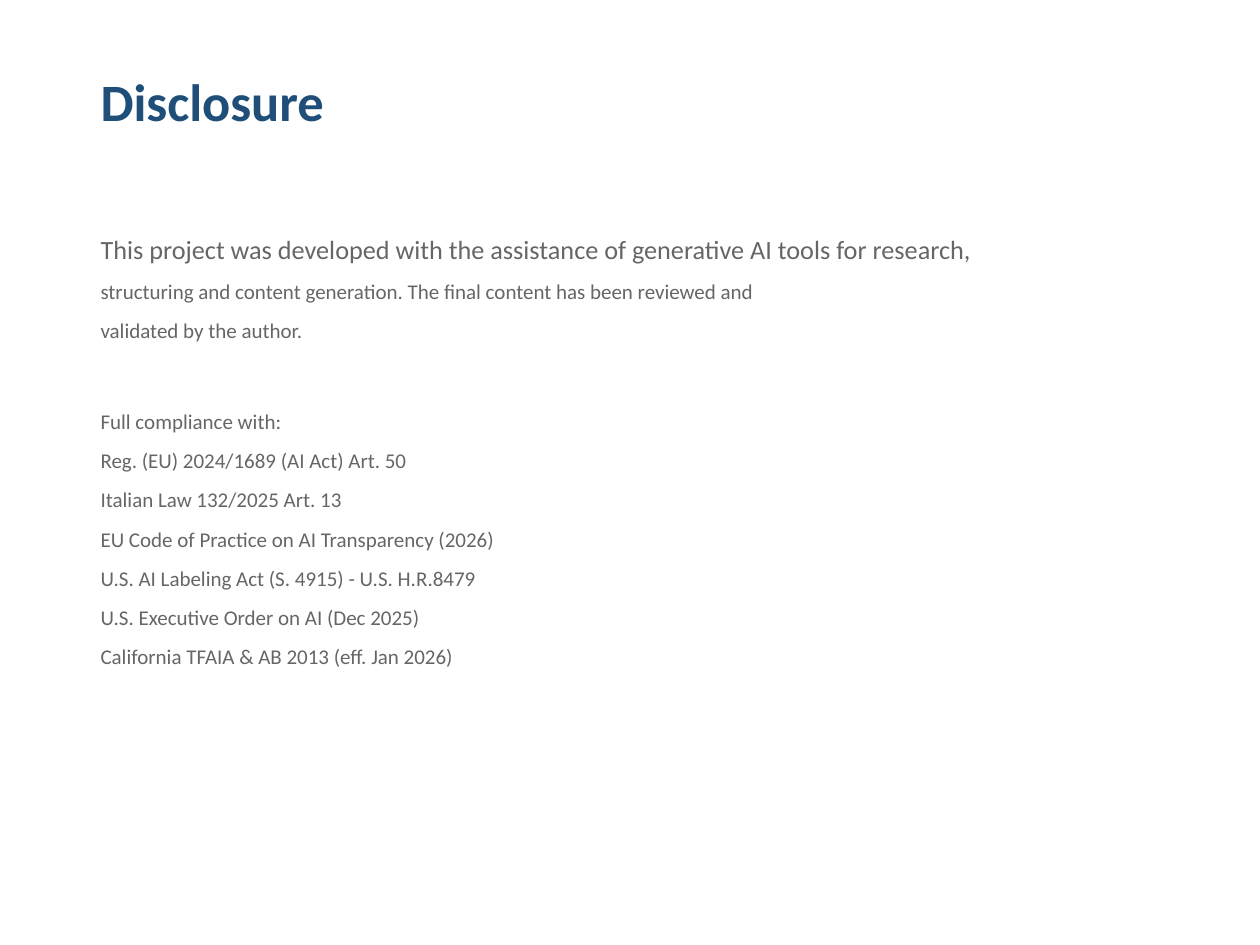
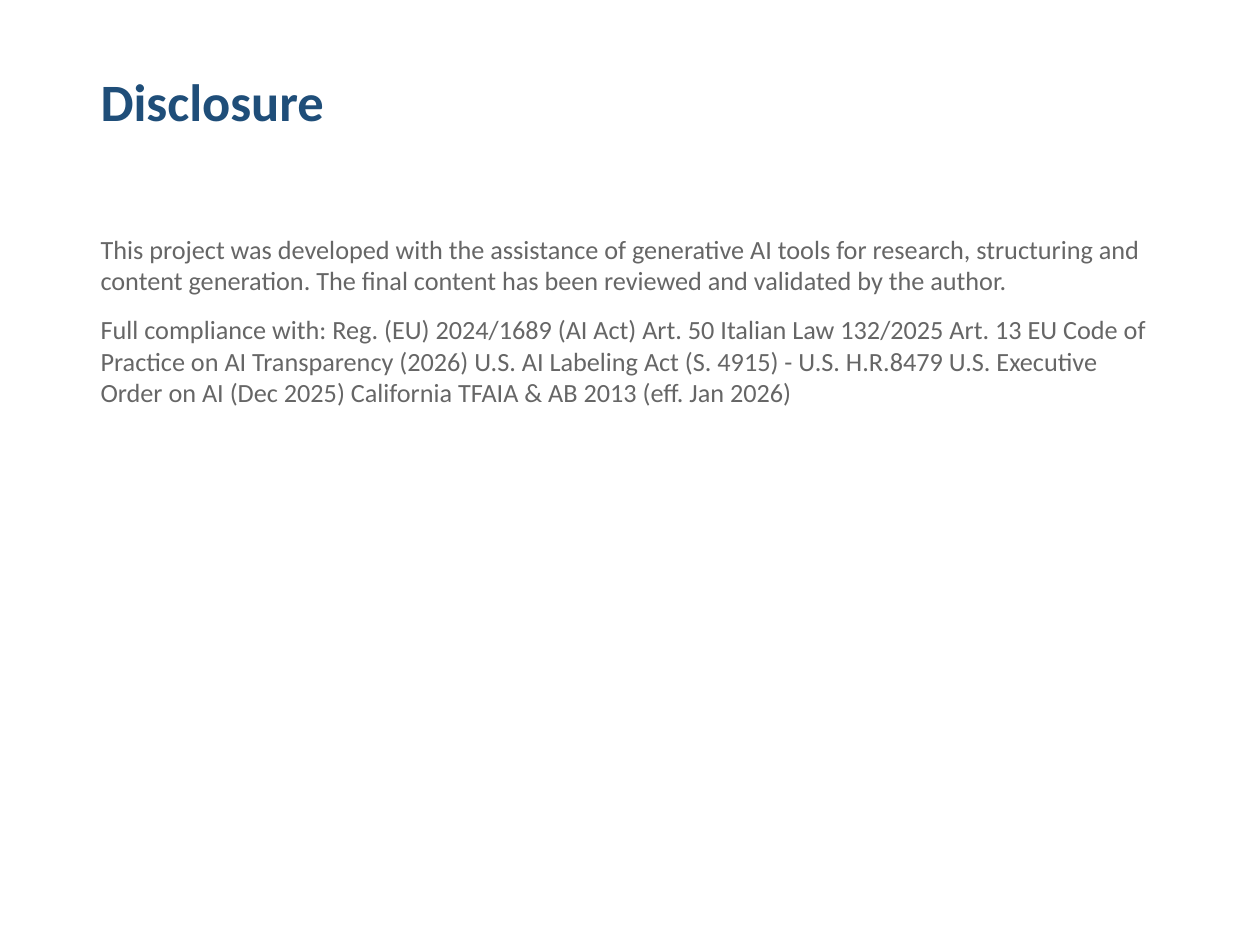
Before and after one commit to ChiaraDeVenuto/evesense-qkd, a slide deck: slide 10 of report/evesense_deck.pptx. Drawn at 1260x945 pixels with LibreOffice and Linux fonts; fonts in the diff are those of the drawing. Boxes give left, top, right and bottom in pixels: in the first picture for what was removed or moved away, otherwise in the second. Text is boxed around its words. In the diff, an @@ line names an element or a change of style, - is before the commit and + after.

```diff
--- a/report/evesense_deck.pptx
+++ b/report/evesense_deck.pptx
@@ text at <box>101,241,1146,406</box>: text changed; size 12 to 15 pt @@
-This project was developed with the assistance of generative AI tools for research,
-structuring and content generation. The final content has been reviewed and
-validated by the author.
-Full compliance with:
-Reg. (EU) 2024/1689 (AI Act) Art. 50
-Italian Law 132/2025 Art. 13
-EU Code of Practice on AI Transparency (2026)
-U.S. AI Labeling Act (S. 4915) - U.S. H.R.8479
-U.S. Executive Order on AI (Dec 2025)
-California TFAIA & AB 2013 (eff. Jan 2026)
+This project was developed with the assistance of generative AI tools for research, structuring and content generation. The final content has been reviewed and validated by the author.
+Full compliance with: Reg. (EU) 2024/1689 (AI Act) Art. 50 Italian Law 132/2025 Art. 13 EU Code of Practice on AI Transparency (2026) U.S. AI Labeling Act (S. 4915) - U.S. H.R.8479 U.S. Executive Order on AI (Dec 2025) California TFAIA & AB 2013 (eff. Jan 2026)
```
Also in this commit, not shown: 9 other slides changed, 2 other files.
